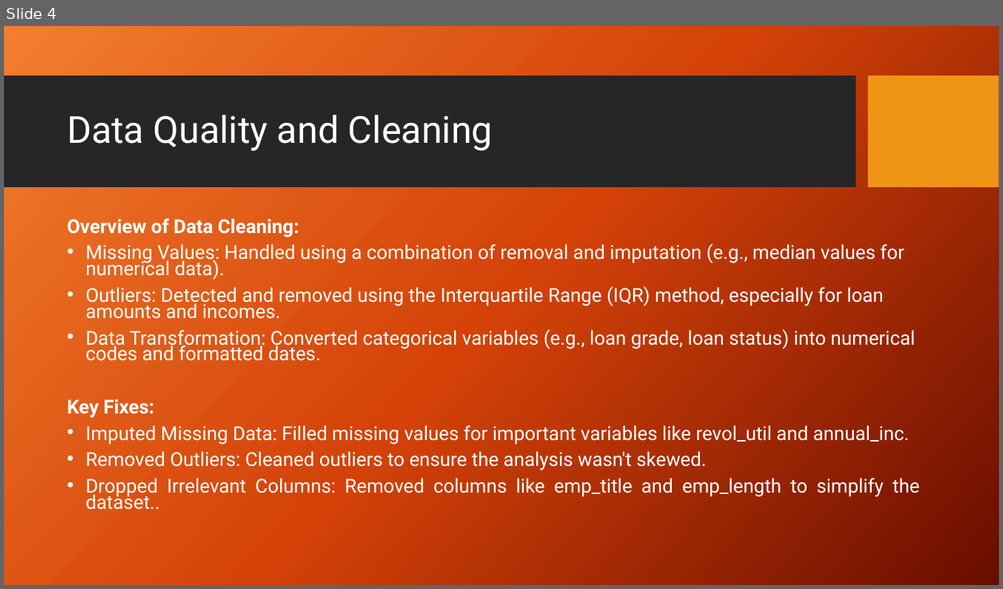
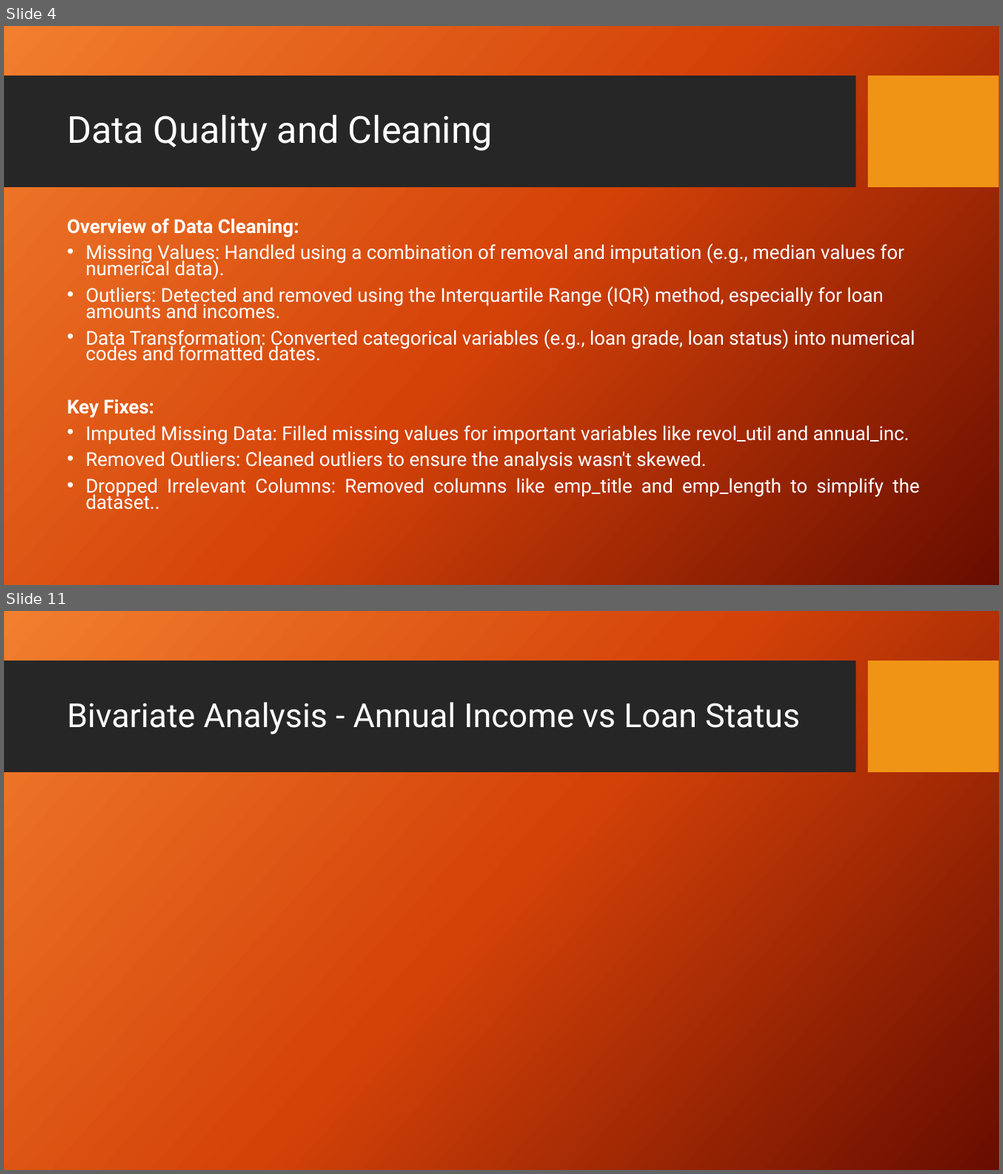
Before and after one commit to jafarijason/ds_001_lending_club_case_study, a slide deck: Presentation.pptx. Shown one above the other, each under a label of ours: slide 4 before the commit, slides 4 and 11 after it; the slides between them are not shown. The pictures are 1003x589 and 1003x1174 pixels, drawn with LibreOffice and Linux fonts; fonts in the diff are those of the drawing; background and template pictures are left out. Boxes give left, top, right and bottom in pixels: in the first picture for what was removed or moved away, otherwise in the second. Text is boxed around its words. In the diff, an @@ line names an element or a change of style, - is before the commit and + after.

```diff
--- a/Presentation.pptx
+++ b/Presentation.pptx
@@ slide 11 added at [4, 611, 999, 1170], background picture (left out); not listed: 2 template elements that a slide beside it also shows @@
@@ title added at [67, 702, 800, 735], 32 pt, text #FFFFFF @@
+Bivariate Analysis - Annual Income vs Loan Status
```
Also in this commit, not shown: 1 slide changed, 9 other slides added, 1 slide removed.
